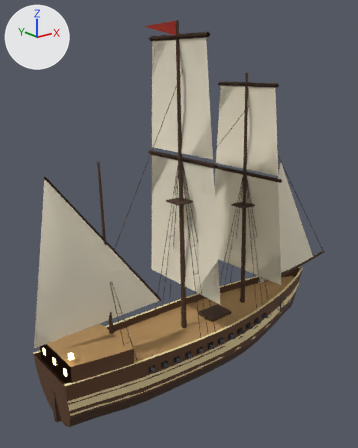
A saved change to the glTF model public/models/ships/pinnace.glb.
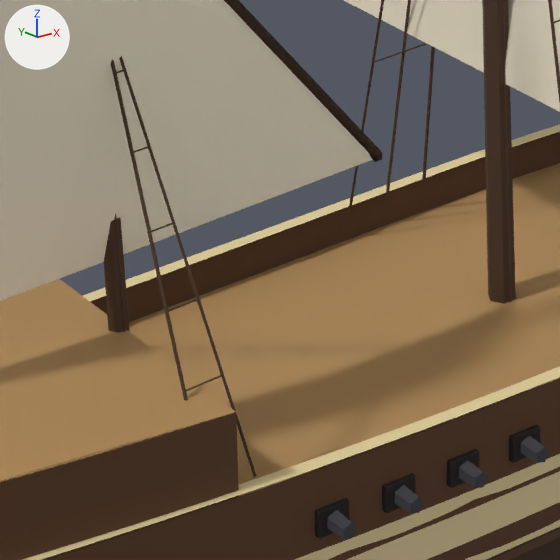
Each version appears first whole from a camera (50 mm lens) standing at (-27.1, -31.4, 24.7) and looking at (-0.8, 1.6, 11.5), and next in a close-up on the part from 25% to 55% of the width and 60% to 84% of the height. Every picture has the same lights, and +X, +Y and +Z are marked at upper left. The first two pictures are the older version. Where no turn or scale is listed for an object, it has been applied to the vertices. Vertices at exactly the same position are counted once.

Names of what the first close-up shows: 'LOD0_Body', 'LOD0_m2_AftSail', 'LOD1_Body', 'LOD1_m2_AftSail', 'LOD2_Body', 'LOD2_m1_SquareSail', 'LOD2_m2_AftSail' and 1 more.
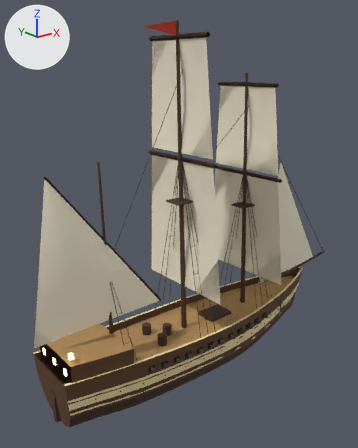
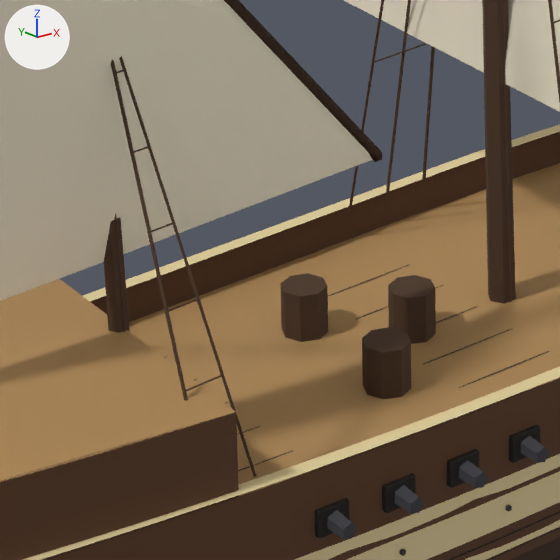
What differs and where, as boxes (x1, y1, x2, y2) in the close-ups (560 x 560 px):
part 1 of me_lod0_body, added (brown)
    after: (362, 327, 411, 399)
part 2 of me_lod0_body, added (brown)
    after: (280, 273, 328, 342)
part 3 of me_lod0_body, added (brown)
    after: (388, 275, 436, 344)
part 4 of me_lod0_body, added
    after: (164, 264, 560, 560)

Edits to the bpy script that builds the scene:
```text
Change me_lod0_body:
    used by ob_lod0_body; location = (0.0, 0.0, 0.0)
    remove me_lod0_body.from_pydata(...)  # 1769 vertices, 2591 faces; spans x -14.6..19.3, y -4.0..4.0, z -2.4..28.1
    add me_lod0_body.from_pydata(...)  # 2355 vertices, 3295 faces; spans x -14.6..19.3, y -4.0..4.0, z -2.4..28.1
    me_lod0_body part 1: a new loose piece, an 8-sided cylinder along z spanning x -5.16..-4.36, y -1.56..-0.76, z 2.14..3.02, in mat_pinnace_atlas_mat (picture img_pinnace_atlas)
    me_lod0_body part 2: a new loose piece, an 8-sided cylinder along z spanning x -5.16..-4.36, y 0.76..1.56, z 2.14..3.02, in mat_pinnace_atlas_mat (picture img_pinnace_atlas)
    me_lod0_body part 3: a new loose piece, an 8-sided cylinder along z spanning x -3.76..-2.96, y -0.4..0.4, z 2.13..3.01, in mat_pinnace_atlas_mat (picture img_pinnace_atlas)
    me_lod0_body part 4: 330 vertices added at x -14.3..14.8, y -3.4..3.4, z -1.9..3.0
    other edits to the shape of me_lod0_body do not show in these pictures
```
